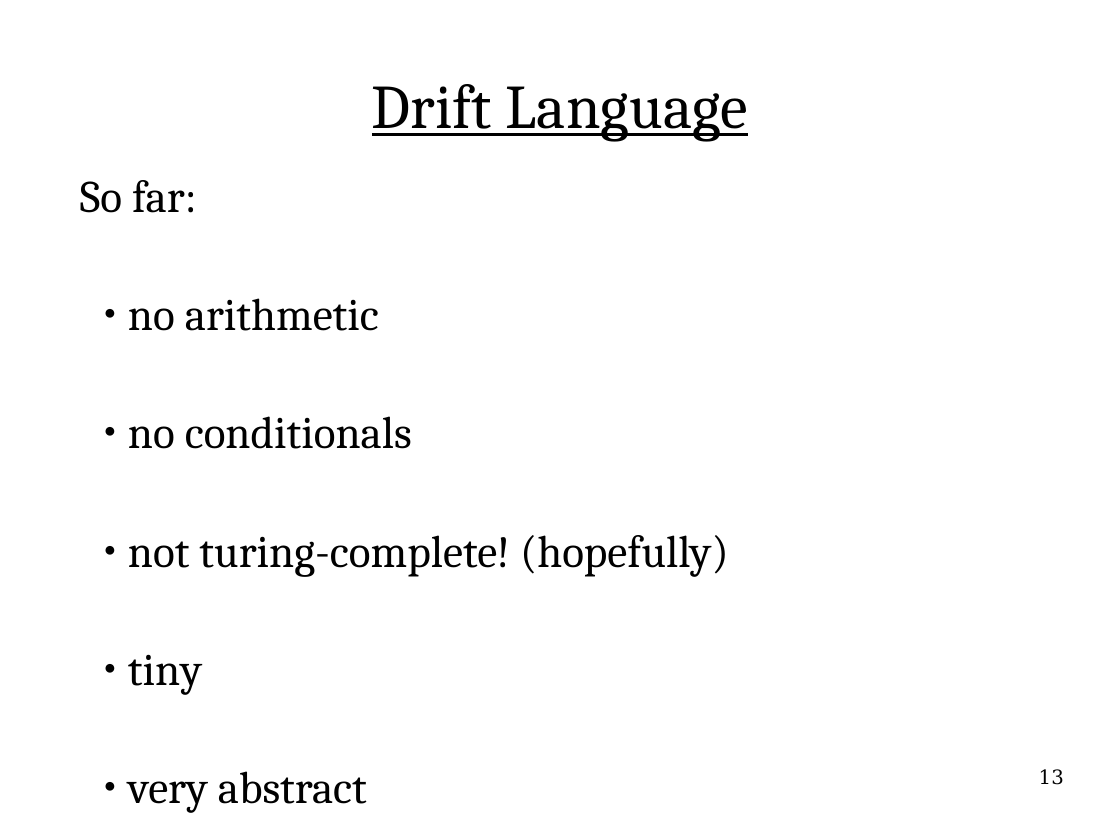
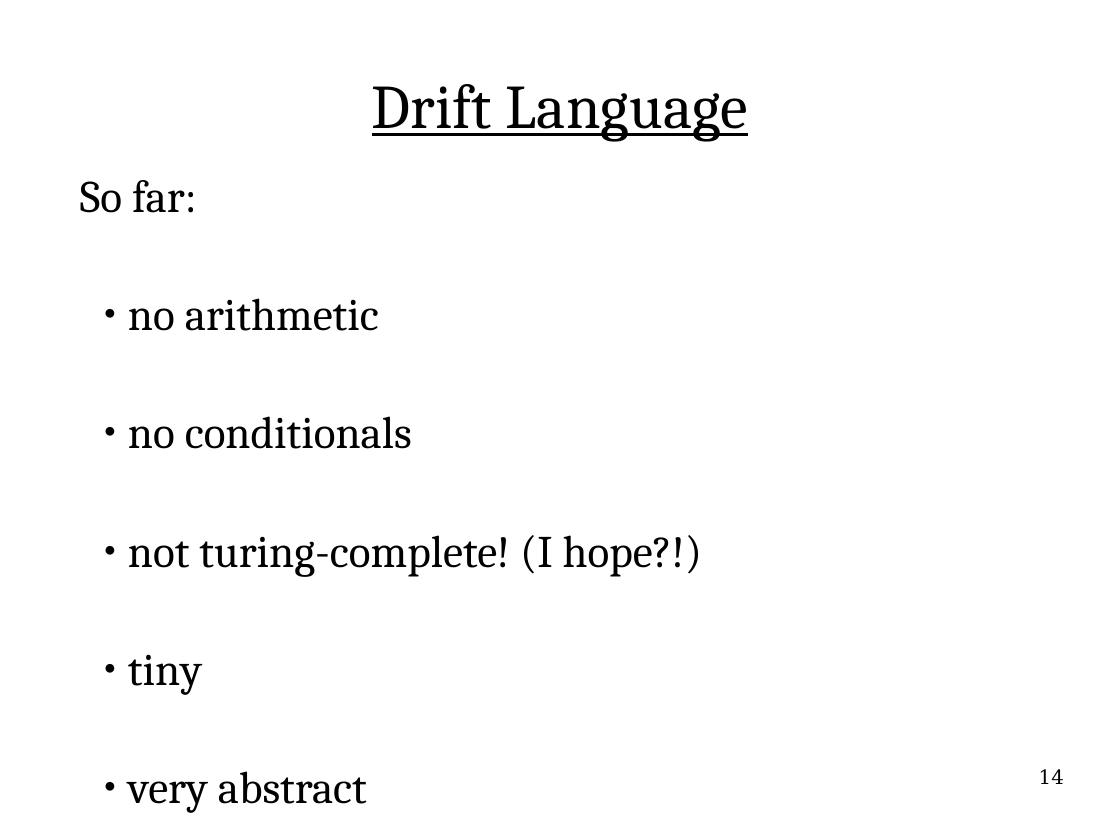
Before and after one commit to flange/drift-dev, a slide deck: slide 14 of presentation/hottopix/ht2.odp (slide 13 before the commit). Drawn at 1120x840 pixels with LibreOffice and Linux fonts; fonts in the diff are those of the drawing. Boxes give left, top, right and bottom in pixels: in the first picture for what was removed or moved away, otherwise in the second. Text is boxed around its words. In the diff, an @@ line names an element or a change of style, - is before the commit and + after.

```diff
--- a/presentation/hottopix/ht2.odp
+++ b/presentation/hottopix/ht2.odp
@@ subtitle at box(128, 535, 702, 577): text changed @@
-    ● not turing-complete! (hopefully)
+    ● not turing-complete! (I hope?!)
@@ page number at box(1039, 769, 1064, 784): text changed @@
-13
+14
```
Also in this commit, not shown: 7 other slides changed, 3 slides added, 1 other file.
